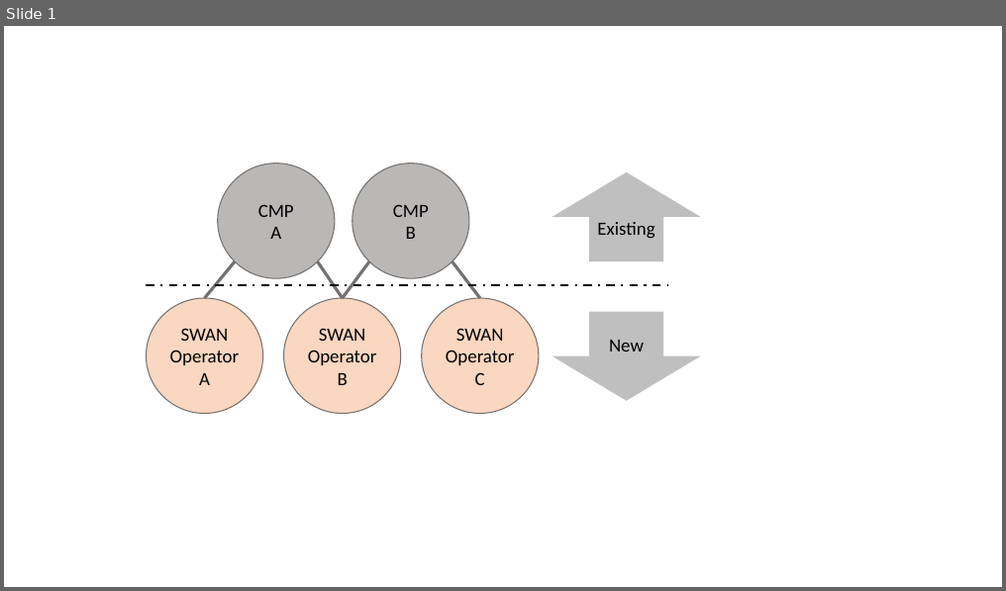
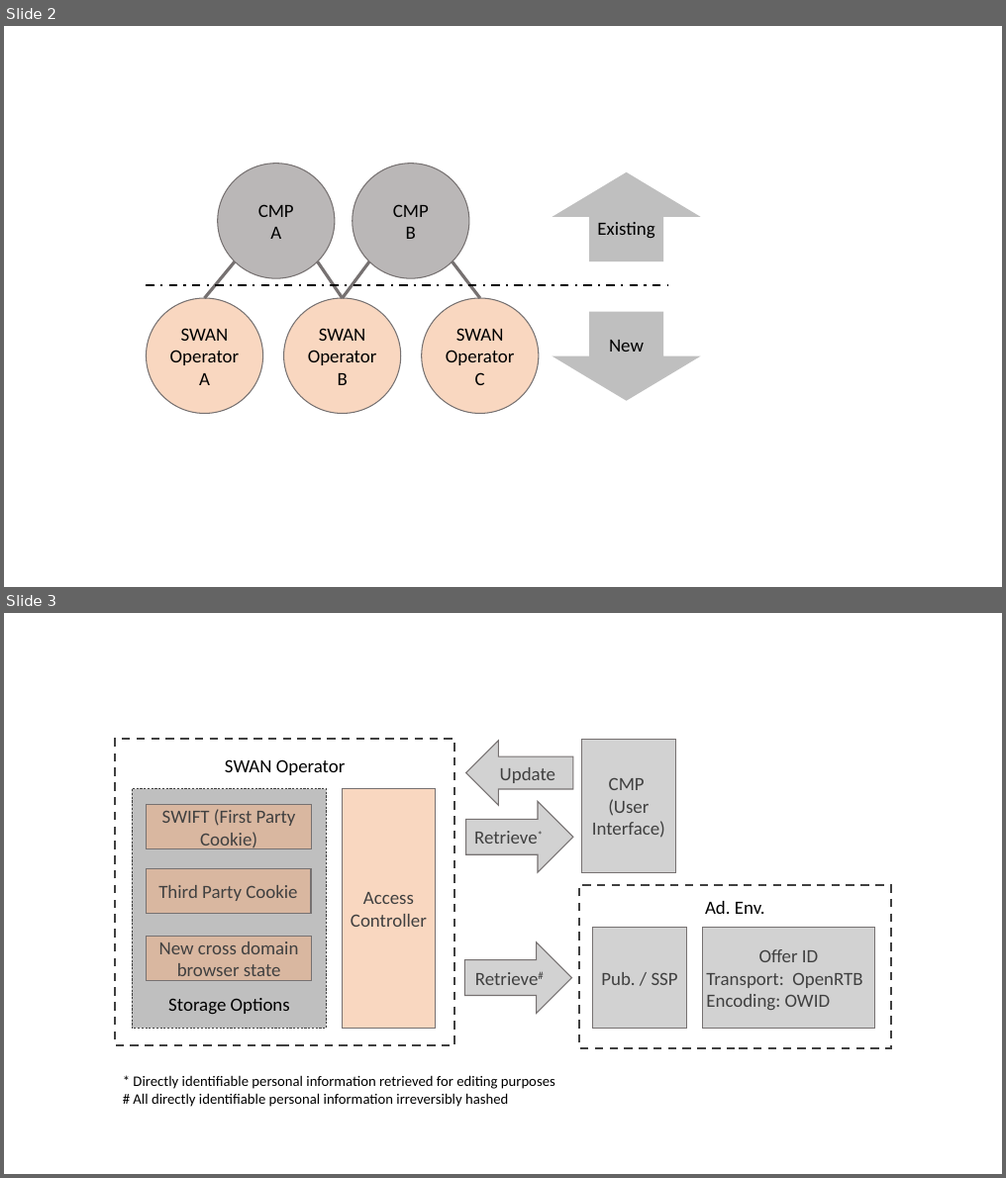
Before and after one commit to SWAN-community/swan, a slide deck: diagrams.pptx. Shown one above the other, each under a label of ours: slide 1 before the commit, slides 2 and 3 after it. The pictures are 1006x591 and 1006x1178 pixels, drawn with LibreOffice and Linux fonts; fonts in the diff are those of the drawing. Boxes give left, top, right and bottom in pixels: in the first picture for what was removed or moved away, otherwise in the second. Text is boxed around its words. In the diff, an @@ line names an element or a change of style, - is before the commit and + after.

```diff
--- a/diagrams.pptx
+++ b/diagrams.pptx
@@ slide 3 added at (x1=4, y1=613, x2=1002, y2=1174), background #FFFFFF @@
@@ rectangle added at (x1=116, y1=739, x2=454, y2=1046), outline #404040 2 pt dashed @@
@@ text added at (x1=225, y1=760, x2=346, y2=775), 18 pt, text #000000 @@
+SWAN Operator
@@ left arrow added at (x1=466, y1=741, x2=573, y2=805), fill #A6A6A6 at 50% opacity, outline #767171 1 pt, 18 pt, text #404040 @@
+Update
@@ rectangle added at (x1=582, y1=739, x2=675, y2=872), fill #A6A6A6 at 50% opacity, outline #767171 1 pt, 18 pt, text #404040 @@
+CMP
+(User Interface)
@@ rectangle added at (x1=132, y1=789, x2=327, y2=1029), fill #BFBFBF, outline #404040 0.5 pt dashed @@
@@ rectangle added at (x1=342, y1=789, x2=436, y2=1029), fill #F4B183 at 50% opacity, outline #767171 1 pt, 18 pt, text #404040 @@
+Access Controller
@@ rectangle added at (x1=147, y1=805, x2=312, y2=850), fill #F4B183 at 50% opacity, outline #767171 1 pt, 18 pt, text #404040 @@
+SWIFT (First Party Cookie)
@@ right arrow added at (x1=466, y1=802, x2=573, y2=872), fill #A6A6A6 at 50% opacity, outline #767171 1 pt, 18 pt, text #404040 @@
+Retrieve*
@@ rectangle added at (x1=146, y1=869, x2=311, y2=913), fill #F4B183 at 50% opacity, outline #767171 1 pt, 18 pt, text #404040 @@
+Third Party Cookie
@@ rectangle added at (x1=580, y1=885, x2=891, y2=1049), outline #404040 2 pt dashed @@
@@ text added at (x1=705, y1=901, x2=765, y2=914), 18 pt, text #000000 @@
+Ad. Env.
@@ rectangle added at (x1=147, y1=937, x2=312, y2=980), fill #F4B183 at 50% opacity, outline #767171 1 pt, 18 pt, text #404040 @@
+New cross domain browser state
@@ rectangle added at (x1=593, y1=928, x2=687, y2=1029), fill #A6A6A6 at 50% opacity, outline #767171 1 pt, 18 pt, text #404040 @@
+Pub. / SSP
@@ rectangle added at (x1=703, y1=928, x2=874, y2=1029), fill #A6A6A6 at 50% opacity, outline #767171 1 pt, 18 pt, text #404040 @@
+Offer ID
+Transport: OpenRTB Encoding: OWID
@@ right arrow added at (x1=464, y1=943, x2=571, y2=1014), fill #A6A6A6 at 50% opacity, outline #767171 1 pt, 18 pt, text #404040 @@
+Retrieve#
@@ text added at (x1=168, y1=998, x2=290, y2=1015), 18 pt, text #000000 @@
+Storage Options
@@ text added at (x1=133, y1=1075, x2=555, y2=1107), 14 pt, text #000000 @@
+* Directly identifiable personal information retrieved for editing purposes
+# All directly identifiable personal information irreversibly hashed
@@ what was slide 1 is now slide 2 @@
```
Also in this commit, not shown: 3 other slides added, 14 other files.
